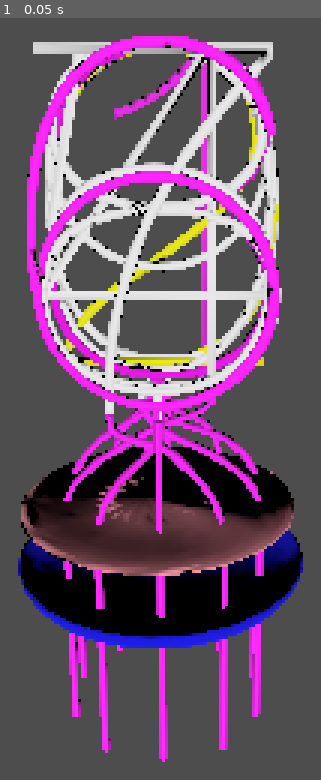
Above: before the commit, frame 1.
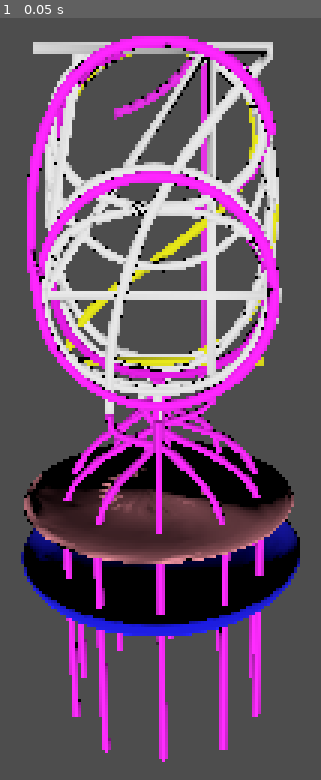
Above: after the commit, the same moment.

Repository: HackTechDev/NixieTubes
Game: Godot game, scene res://scenes/node_3d.tscn
The game is run twice, just before and just after one commit, with the same random seed, the same clock (stepped at 60 frames per second) and the same inputs.
Inputs:
- Up to frame 1 (0.05 s): no input

The runs differ from the first frame. In frame 1, 8.0% of the frame differs, in the area x 5-95%, y 55-83%.

Commit message:
[Add] Scene

Diff:
--- a/scenes/node_3d.tscn
+++ b/scenes/node_3d.tscn
@@ -17,7 +17,7 @@
 [node name="Node3D" type="Node3D"]
 
 [node name="discup" parent="." instance=ExtResource("1_ymtni")]
-transform = Transform3D(1, 0, 0, 0, 1, 0, 0, 0, 1, -0.200694, -0.533694, 0.390238)
+transform = Transform3D(1, 0, 0, 0, 1, 0, 0, 0, 1, -0.200694, -0.533694, 0.301955)
 
 [node name="support" parent="." instance=ExtResource("2_8sjqe")]
 
@@ -58,4 +58,4 @@
 transform = Transform3D(1, 0, 0, 0, 1, 0, 0, 0, 1, 0, 3, 0)
 
 [node name="discdown" parent="." instance=ExtResource("13_5wrql")]
-transform = Transform3D(1, 0, 0, 0, 1, 0, 0, 0, 1, -0.195, -0.92, 0.37)
+transform = Transform3D(1, 0, 0, 0, 1, 0, 0, 0, 1, -0.195, -0.92, 0.28691)
